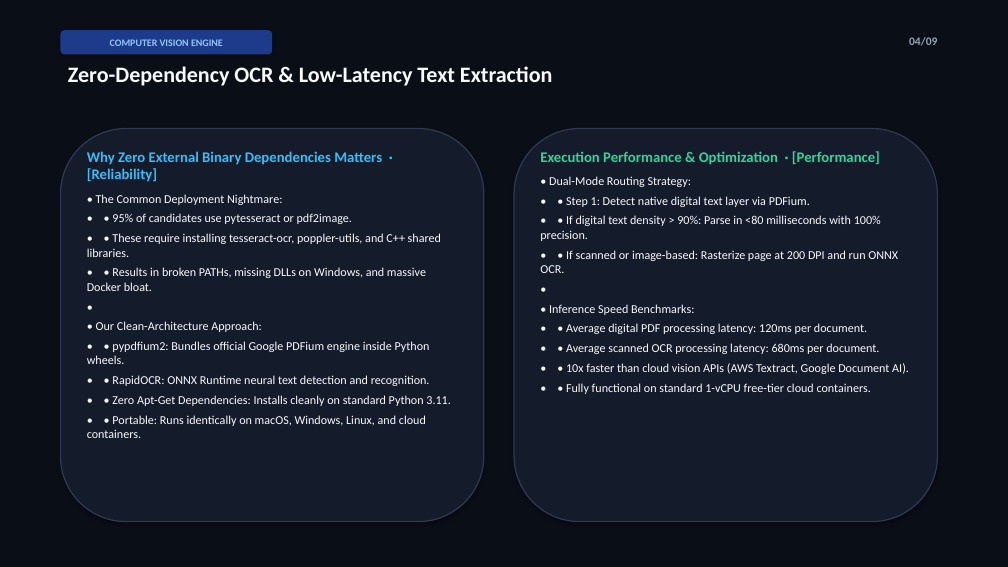
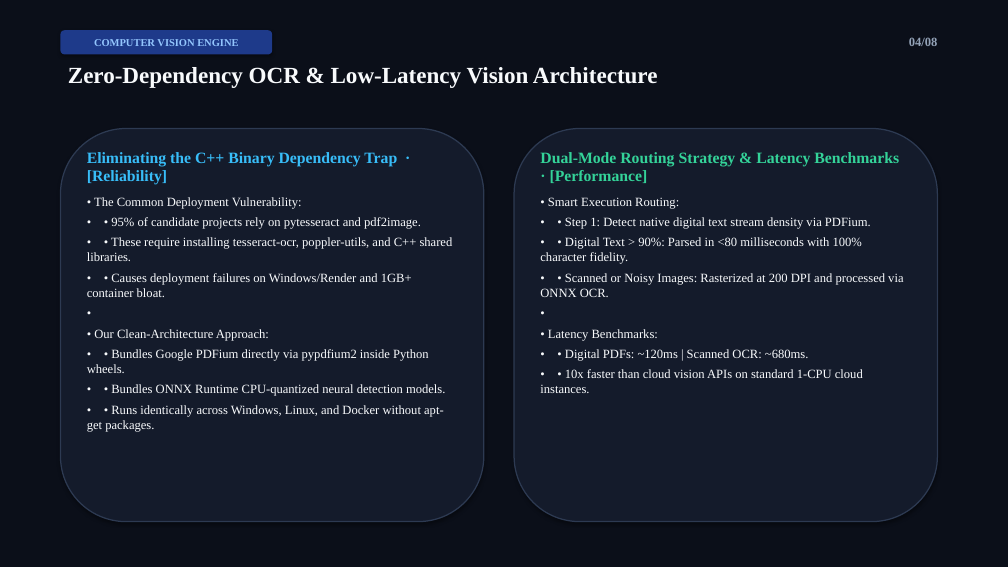
Before and after one commit to swathikarunakaran11-bit/doc-intel-financial-platform, a slide deck: slide 4 of DocIntel_Development_Approach.pptx. Drawn at 1008x567 pixels with LibreOffice and Linux fonts; fonts in the diff are those of the drawing. Boxes give left, top, right and bottom in pixels: in the first picture for what was removed or moved away, otherwise in the second. Text is boxed around its words. In the diff, an @@ line names an element or a change of style, - is before the commit and + after.

Commit message:
style: set typography to Times New Roman across presentation assets

```diff
--- a/DocIntel_Development_Approach.pptx
+++ b/DocIntel_Development_Approach.pptx
@@ rectangle at (0,0,1008,567): fill #0A0E17 to #0B0F19 @@
@@ rounded rectangle "COMPUTER VISION ENGINE" at (60,30,272,54): size 9.5 to 10 pt, font Calibri to Times New Roman @@
@@ text at (909,37,938,46): text changed; size 11 to 12 pt; font Calibri to Times New Roman @@
-04/09
+04/08
@@ text at (68,67,658,88): text changed; size 21 to 22 pt; font Calibri to Times New Roman @@
-Zero-Dependency OCR & Low-Latency Text Extraction
+Zero-Dependency OCR & Low-Latency Vision Architecture
@@ text "Dual-Mode Routing Strategy & Latency ..." at (540,152,903,393): size 11.5 to 12 pt, font Calibri to Times New Roman in "•" @@
@@ text at (87,152,421,229): text changed; size 11.5 to 12 pt; font Calibri to Times New Roman @@
-Why Zero External Binary Dependencies Matters · [Reliability]
-• The Common Deployment Nightmare:
-• • 95% of candidates use pytesseract or pdf2image.
+Eliminating the C++ Binary Dependency Trap · [Reliability]
+• The Common Deployment Vulnerability:
+• • 95% of candidate projects rely on pytesseract and pdf2image.
@@ text at (540,152,903,297): text changed; size 11.5 to 12 pt; font Calibri to Times New Roman @@
-Execution Performance & Optimization · [Performance]
-• Dual-Mode Routing Strategy:
-• • Step 1: Detect native digital text layer via PDFium.
-• • If digital text density > 90%: Parse in <80 milliseconds with 100% precision.
-• • If scanned or image-based: Rasterize page at 200 DPI and run ONNX OCR.
+Dual-Mode Routing Strategy & Latency Benchmarks · [Performance]
+• Smart Execution Routing:
+• • Step 1: Detect native digital text stream density via PDFium.
+• • Digital Text > 90%: Parsed in <80 milliseconds with 100% character fidelity.
+• • Scanned or Noisy Images: Rasterized at 200 DPI and processed via ONNX OCR.
@@ text at (87,237,453,341): size 11.5 to 12 pt, font Calibri to Times New Roman in "• • These require installing tesseract-ocr, poppler-utils, ...", "•", "• Our Clean-Architecture Approach:" @@
@@ text at (87,273,412,297): text changed; size 11.5 to 12 pt; font Calibri to Times New Roman @@
-• • Results in broken PATHs, missing DLLs on Windows, and massive Docker bloat.
+• • Causes deployment failures on Windows/Render and 1GB+ container bloat.
@@ text at (540,329,863,393): text changed; size 11.5 to 12 pt; font Calibri to Times New Roman @@
-• Inference Speed Benchmarks:
-• • Average digital PDF processing latency: 120ms per document.
-• • Average scanned OCR processing latency: 680ms per document.
-• • 10x faster than cloud vision APIs (AWS Textract, Google Document AI).
-• • Fully functional on standard 1-vCPU free-tier cloud containers.
+• Latency Benchmarks:
+• • Digital PDFs: ~120ms | Scanned OCR: ~680ms.
+• • 10x faster than cloud vision APIs on standard 1-CPU cloud instances.
@@ text at (87,349,445,432): text changed; size 11.5 to 12 pt; font Calibri to Times New Roman @@
-• • pypdfium2: Bundles official Google PDFium engine inside Python wheels.
-• • RapidOCR: ONNX Runtime neural text detection and recognition.
-• • Zero Apt-Get Dependencies: Installs cleanly on standard Python 3.11.
-• • Portable: Runs identically on macOS, Windows, Linux, and cloud containers.
+• • Bundles Google PDFium directly via pypdfium2 inside Python wheels.
+• • Bundles ONNX Runtime CPU-quantized neural detection models.
+• • Runs identically across Windows, Linux, and Docker without apt-get packages.
```
Also in this commit, not shown: 7 other slides changed, 1 slide removed, 2 other files.
